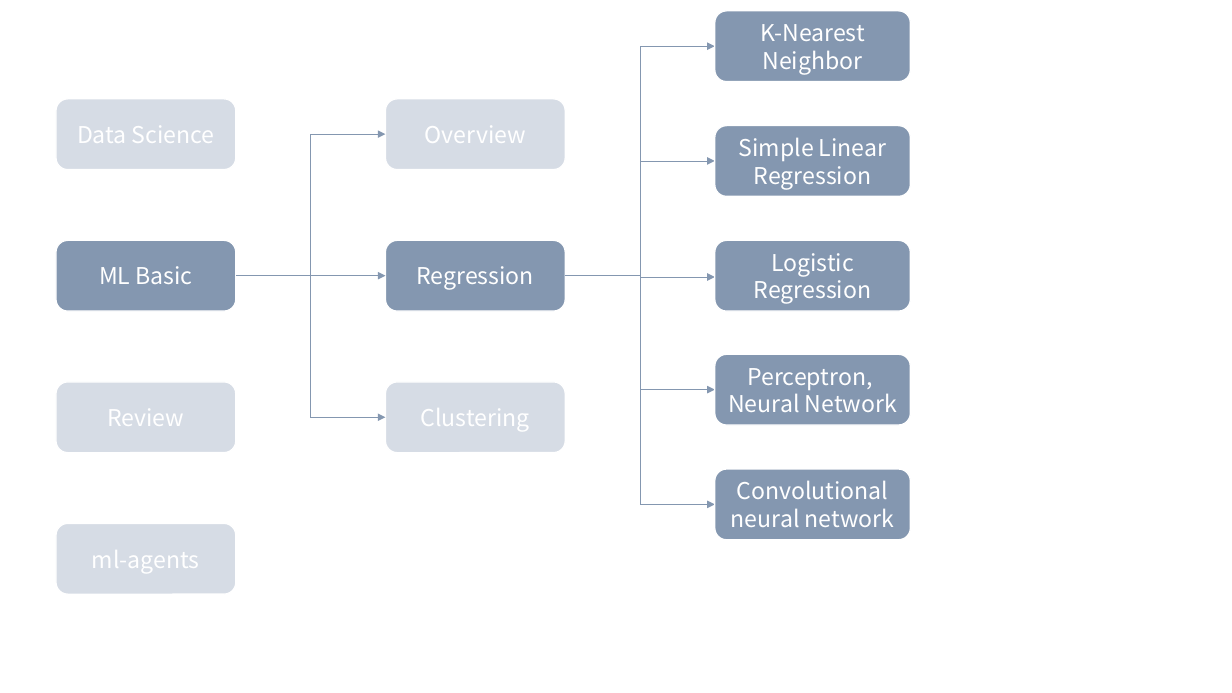
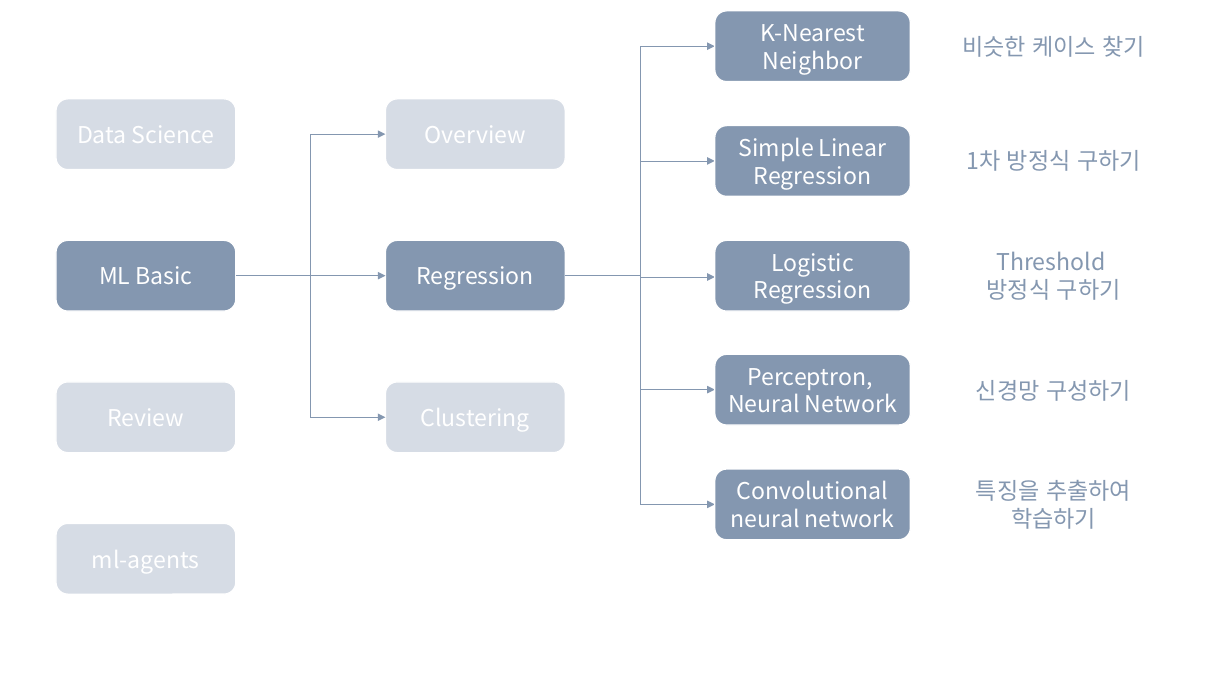
Before and after one commit to Linejin/ai_study, a slide deck: slide 9 of planning/AI seminar.pptx (slide 5 before the commit). Drawn at 1232x693 pixels with LibreOffice and Linux fonts; fonts in the diff are those of the drawing. Boxes give left, top, right and bottom in pixels: in the first picture for what was removed or moved away, otherwise in the second. Text is boxed around its words. In the diff, an @@ line names an element or a change of style, - is before the commit and + after.

```diff
--- a/planning/AI seminar.pptx
+++ b/planning/AI seminar.pptx
@@ text added at box(962, 36, 1146, 57), 18 pt, text #8497B0 @@
+비슷한 케이스 찾기
@@ text added at box(966, 150, 1141, 171), 18 pt, text #8497B0 @@
+1차 방정식 구하기
@@ text added at box(987, 251, 1121, 300), 18 pt, text #8497B0 @@
+Threshold
+방정식 구하기
@@ text added at box(976, 380, 1131, 401), 18 pt, text #8497B0 @@
+신경망 구성하기
@@ text added at box(976, 480, 1131, 529), 18 pt, text #8497B0 @@
+특징을 추출하여
+학습하기
```
Also in this commit, not shown: 4 other slides changed, 10 slides added, 1 other file.
